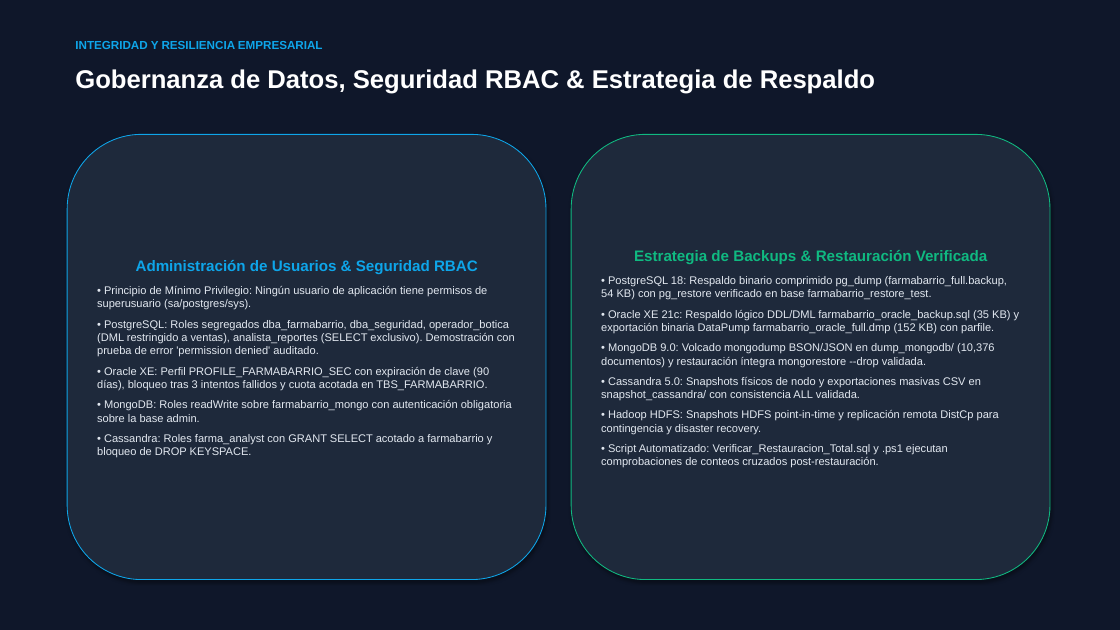
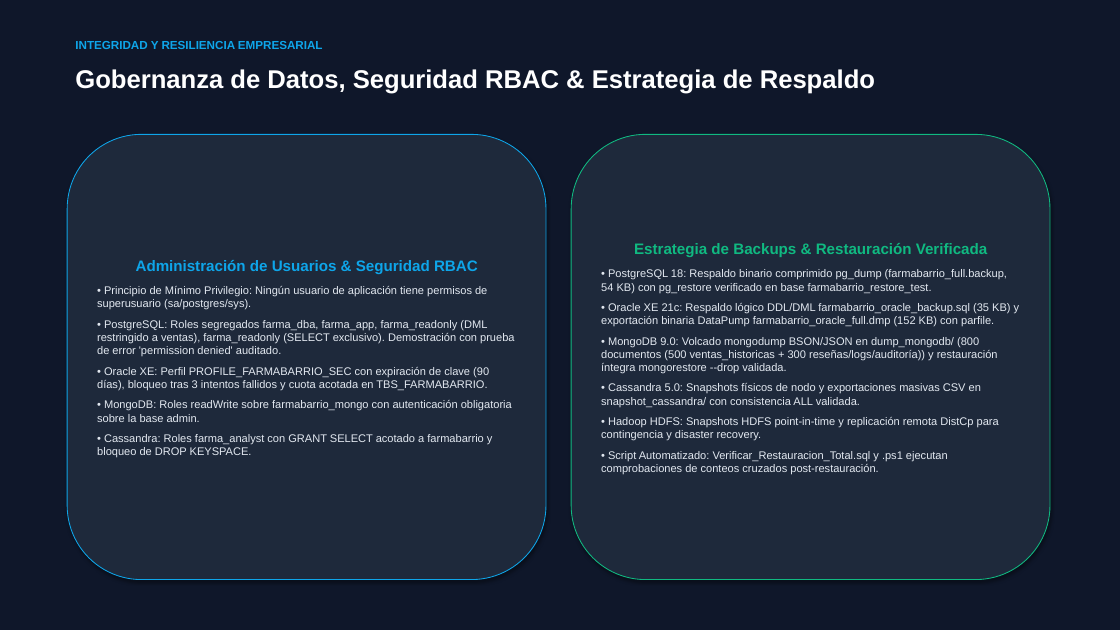
Before and after one commit to dereckdanielrojasperez-1/FarmaBarrio-Avance2, a slide deck: slide 10 of BASE DE DATOS 2/Sustentacion_FarmaBarrio_Grupo2.pptx. Drawn at 1120x630 pixels with LibreOffice and Linux fonts; fonts in the diff are those of the drawing. Boxes give left, top, right and bottom in pixels: in the first picture for what was removed or moved away, otherwise in the second. Text is boxed around its words. In the diff, an @@ line names an element or a change of style, - is before the commit and + after.

```diff
--- a/BASE DE DATOS 2/Sustentacion_FarmaBarrio_Grupo2.pptx
+++ b/BASE DE DATOS 2/Sustentacion_FarmaBarrio_Grupo2.pptx
@@ text in rounded rectangle at (97,320,514,356): text changed @@
-• PostgreSQL: Roles segregados dba_farmabarrio, dba_seguridad, operador_botica (DML restringido a ventas), analista_reportes (SELECT exclusivo). Demostración con prueba de error 'permission denied' auditado.
+• PostgreSQL: Roles segregados farma_dba, farma_app, farma_readonly (DML restringido a ventas), farma_readonly (SELECT exclusivo). Demostración con prueba de error 'permission denied' auditado.
@@ text in rounded rectangle at (601,337,998,374): text changed @@
-• MongoDB 9.0: Volcado mongodump BSON/JSON en dump_mongodb/ (10,376 documentos) y restauración íntegra mongorestore --drop validada.
+• MongoDB 9.0: Volcado mongodump BSON/JSON en dump_mongodb/ (800 documentos (500 ventas_historicas + 300 reseñas/logs/auditoría)) y restauración íntegra mongorestore --drop validada.
```
Also in this commit, not shown: 3 other slides changed, 55 other files.
